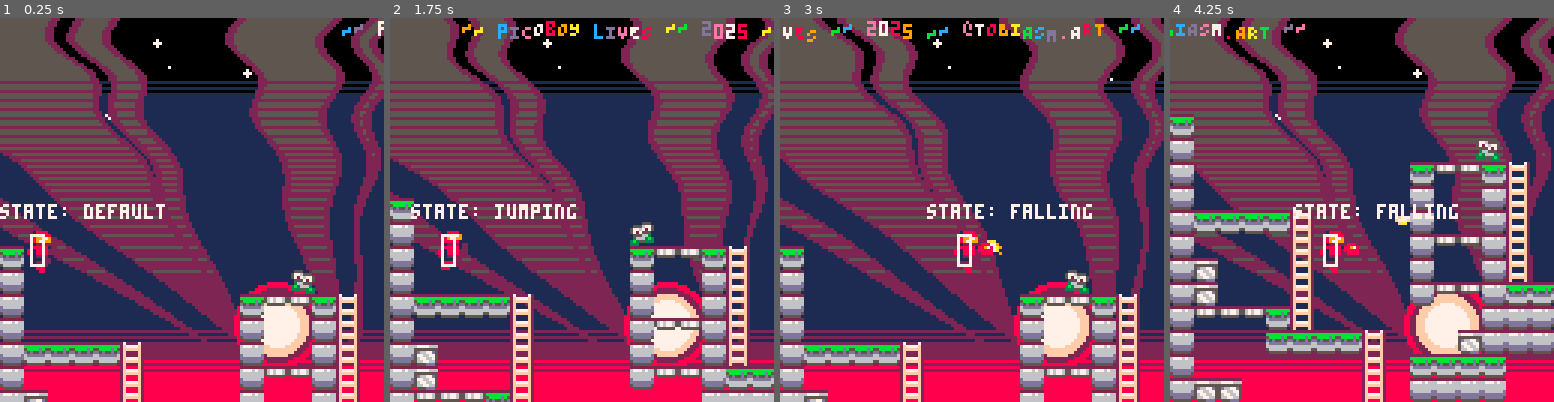
Above: before the commit, frames 1-4 (left to right).
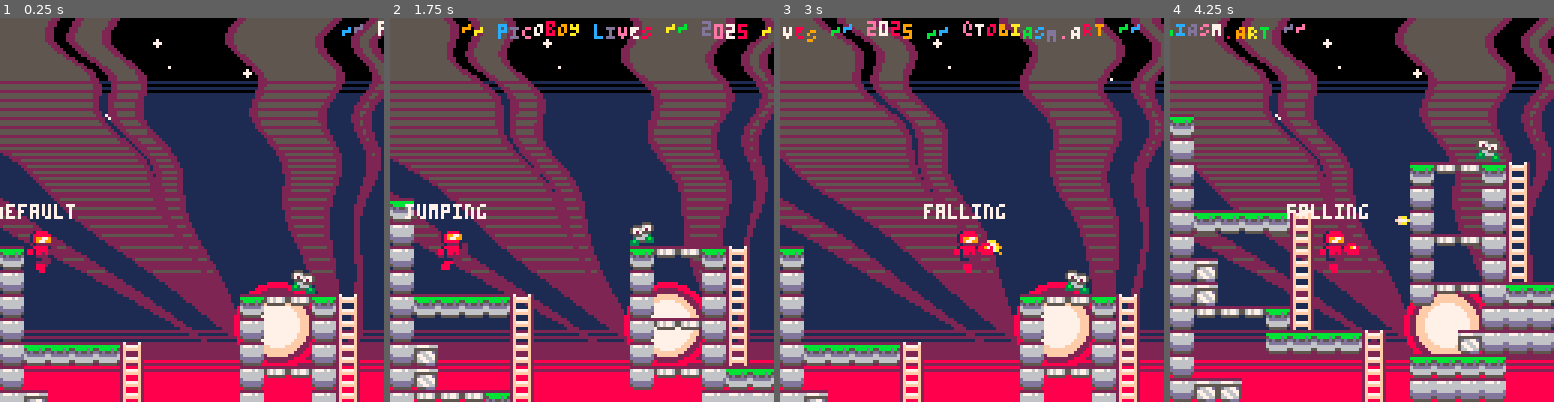
Above: after the commit, the same moments.

Repository: whckmstrjck/picoboy
Game: PICO-8 cartridge picoboy.p8
Two runs of this game, one before a commit and one after it. Both use one fixed random seed, a clock stepped at 60 frames per second and the inputs below.
Inputs:
- Up to frame 1 (0.25 s): no input
- Up to frame 2 (1.75 s): tap X (X key) at 0.33, 1.07 s; tap O (Z key) at 0.7, 1.7 s; hold Right from 1.6 s (still down)
- Up to frame 3 (3 s): tap X (X key) at 1.85, 2.97 s; release Right at 2.1 s; tap O (Z key) at 2.1, 2.5, 2.9 s; hold Up 2.15-2.42 s; hold Right from 2.47 s (still down)
- Up to frame 4 (4.25 s): release Right at 3.03 s; hold Left 3.08-3.58 s; tap O (Z key) at 3.3, 3.7, 4.1 s; hold Down 3.63-3.97 s; hold Right from 4.02 s (still down); tap X (X key) at 4.08 s

The runs differ from the first frame. In frame 1, 0.9% of the frame differs, in the area x 0-43%, y 48-65%; in frame 2, 1.0%, in the area x 3-49%, y 48-65%; in frame 3, 1.0%; in frame 4, 1.0%.

Commit message:
Fix entering climbing state and semisolids, cleanup

Diff:
--- a/lua/classes/player.lua
+++ b/lua/classes/player.lua
@@ -61,6 +61,7 @@
 
     if new_state == 'falling' then
       if state == 'climbing' then
+        y -= 1 -- fix later, avoids colliding
         spr_size = { x = 2, y = 2 }
       end
     end
@@ -84,7 +85,7 @@
 
   -- DEFAULT STATE
   state_default = function(_ENV)
-    if btnp(🅾️) and grounded then
+    if btnp(🅾️) then
       if btn(⬇️) and grounded == 'semisolid' then
         y += 2
       else
@@ -92,13 +93,7 @@
       end
     end
 
-    if btn(⬆️) and fget(mget((x + width / 2) / 8, (y + 2) / 8), 3) then
-      log('mega')
-      set_state(_ENV, 'climbing')
-      return
-    end
-
-    if btn(⬇️) and grounded == 'ladder' then
+    if try_climb_up(_ENV) or try_climb_down(_ENV) then
       set_state(_ENV, 'climbing')
       return
     end
@@ -142,7 +137,11 @@
 
   -- JUMPING STATE
   state_jumping = function(_ENV)
-    apply_move_and_collide(_ENV)
+    if try_climb_up(_ENV) then
+      set_state(_ENV, 'climbing')
+      return
+    end
+
     if vy >= 0 then
       set_state(_ENV, 'falling')
       if grounded then
@@ -150,14 +149,22 @@
       else
       end
     end
+
+    apply_move_and_collide(_ENV)
   end,
 
   -- FALLING STATE
   state_falling = function(_ENV)
-    apply_move_and_collide(_ENV)
+    if try_climb_up(_ENV) then
+      set_state(_ENV, 'climbing')
+      return
+    end
+
     if grounded then
       set_state(_ENV, 'default')
     end
+
+    apply_move_and_collide(_ENV)
   end,
 
   apply_move_and_collide = function(_ENV)
@@ -184,6 +191,12 @@
     if y > 260 then
       y = -100
     end
+  end,
+  try_climb_up = function(_ENV)
+    return btn(⬆️) and fget(mget((x + width / 2) / 8, (y + 2) / 8), 3)
+  end,
+  try_climb_down = function(_ENV)
+    return btn(⬇️) and grounded == 'ladder'
   end,
 
   -- shooting
@@ -289,8 +302,8 @@
     end
 
     -- draw collider
-    rect(x, y, x + width - 1, y + height - 1, 7)
-    print('state: ' .. state, x - 10, y - 10, 7)
+    -- rect(x, y, x + width - 1, y + height - 1, 7)
+    print(state, x + width / 2 - (#state * 4 / 2), y - 10, 7)
     draw_cannon(_ENV)
   end
 })
